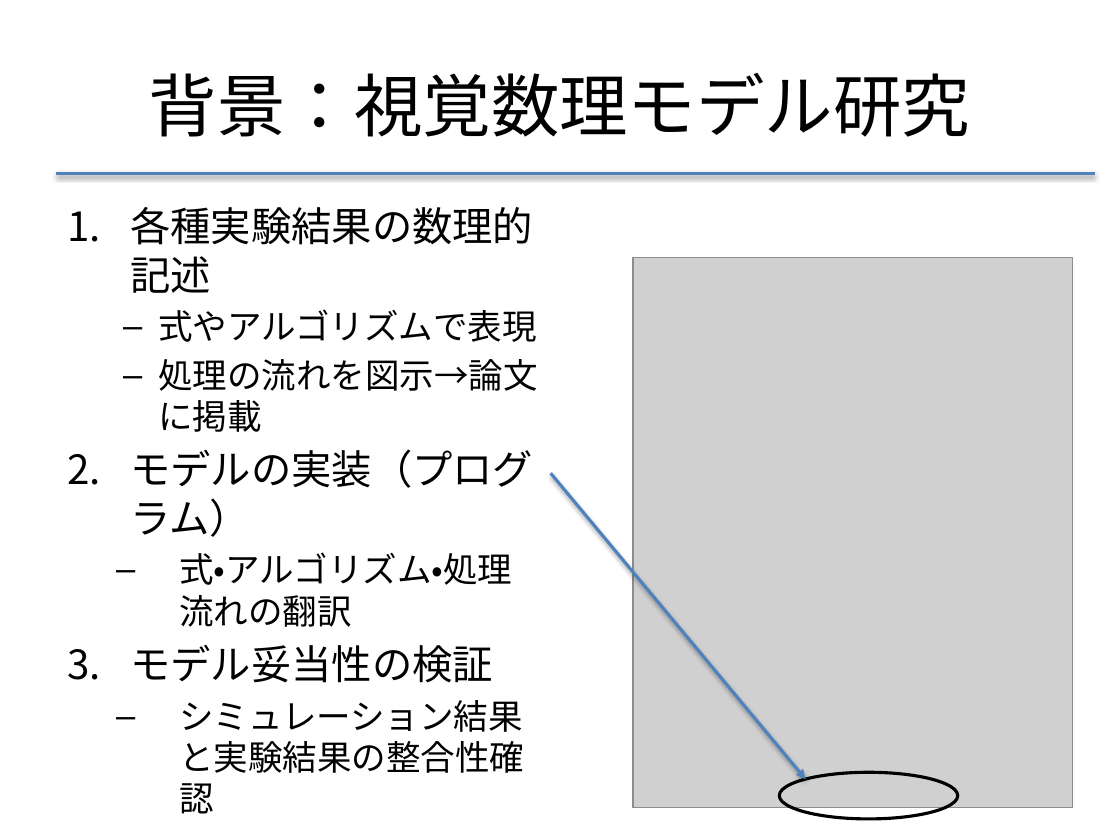
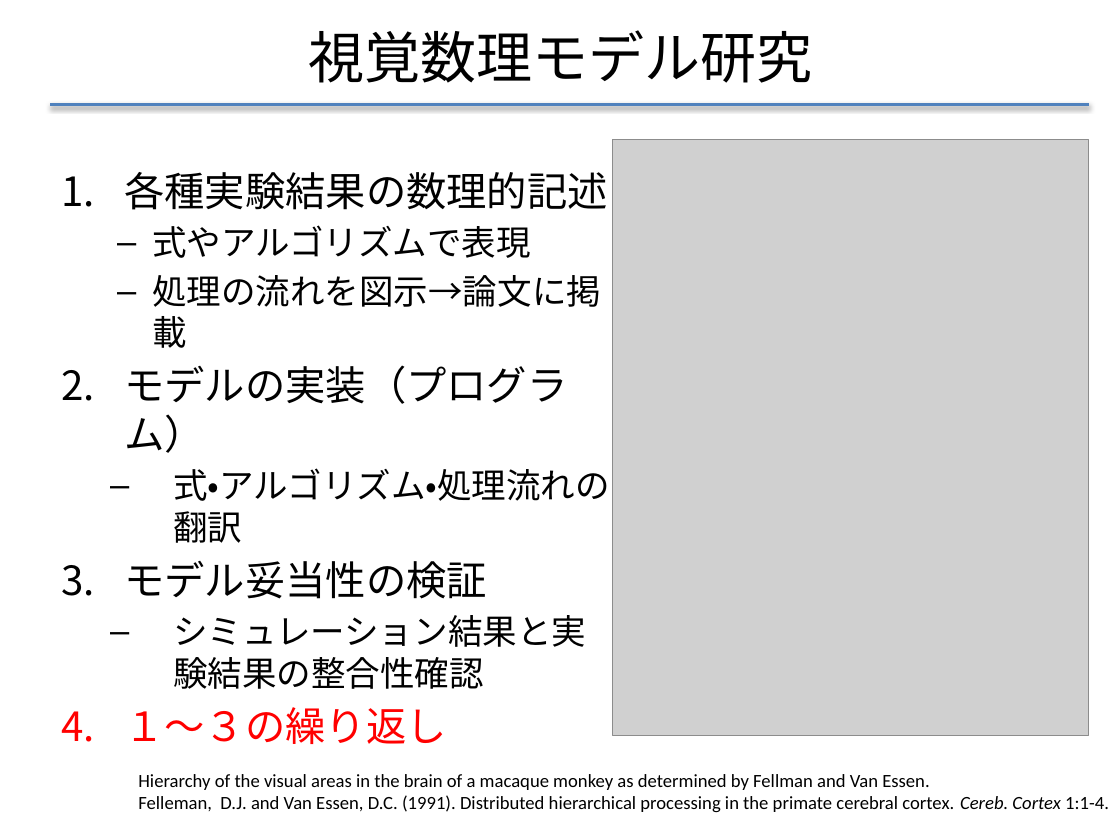
Before and after one commit to f-akazawa/akaz_uecdevelop, a slide deck: slide 3 of doc/中間発表資料.pptx. Drawn at 1120x840 pixels with LibreOffice and Linux fonts; fonts in the diff are those of the drawing; grey boxes stand for pictures. Boxes give left, top, right and bottom in pixels: in the first picture for what was removed or moved away, otherwise in the second. Text is boxed around its words. In the diff, an @@ line names an element or a change of style, - is before the commit and + after.

Commit message:
現在の研究活動について問題となっている部分をアニメーションで説明
まだ書きかけ

```diff
--- a/doc/中間発表資料.pptx
+++ b/doc/中間発表資料.pptx
@@ title at <box>308,30,812,83</box>: text changed; size 44 to 36 pt @@
-背景：視覚数理モデル研究
+視覚数理モデル研究
@@ line moved from (56, 174) - (1094, 174) to (50, 104) - (1089, 104) @@
@@ picture: place and size @@
-picture at <box>633,258,1072,808</box>
+picture at <box>613,140,1089,736</box>
@@ text at <box>124,172,610,689</box>: paragraph added @@
+4. １～３の繰り返し
@@ text "各種実験結果の数理的記述": place and size @@
-text "各種実験結果の数理的記述" at <box>130,207,538,814</box>
+text "各種実験結果の数理的記述" at <box>124,172,610,689</box>
@@ arrow removed from (551, 473) to (805, 780) @@
@@ text added at <box>138,774,1109,813</box>, 12 pt, text #000000 @@
+Hierarchy of the visual areas in the brain of a macaque monkey as determined by Fellman and Van Essen.
+Felleman, D.J. and Van Essen, D.C. (1991). Distributed hierarchical processing in the primate cerebral cortex. Cereb. Cortex 1:1-4.
@@ ellipse removed at <box>780,773,958,820</box> @@
```
Also in this commit, not shown: 4 other slides changed, 1 slide added, 2 slides removed.
